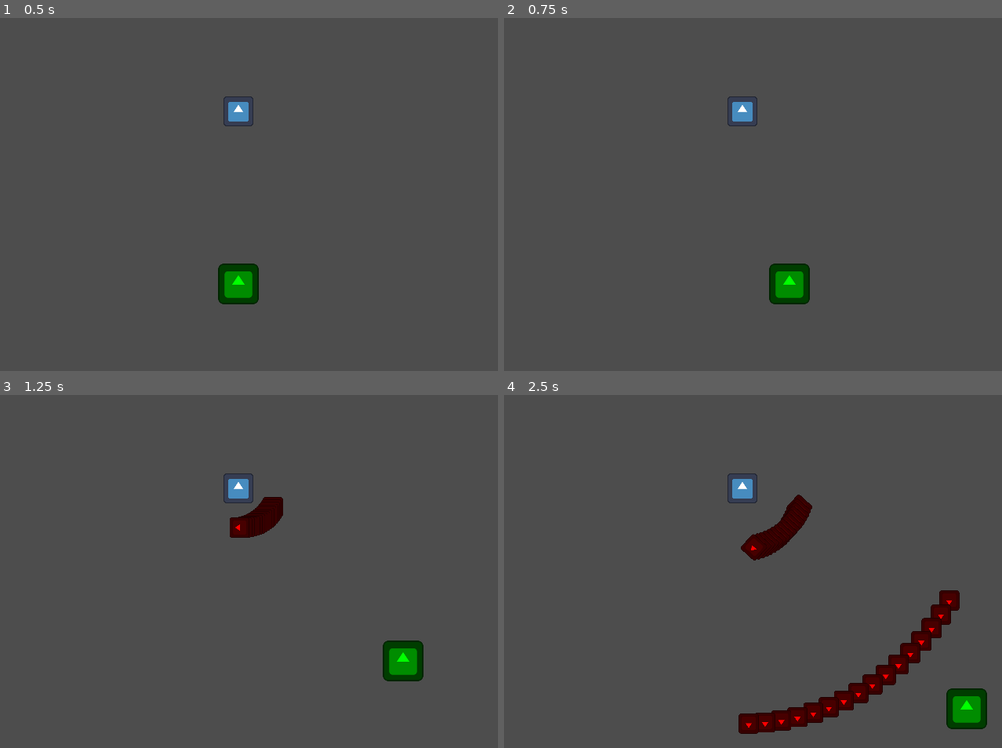
Above: before the commit, frames 1-4 (two rows, left to right).
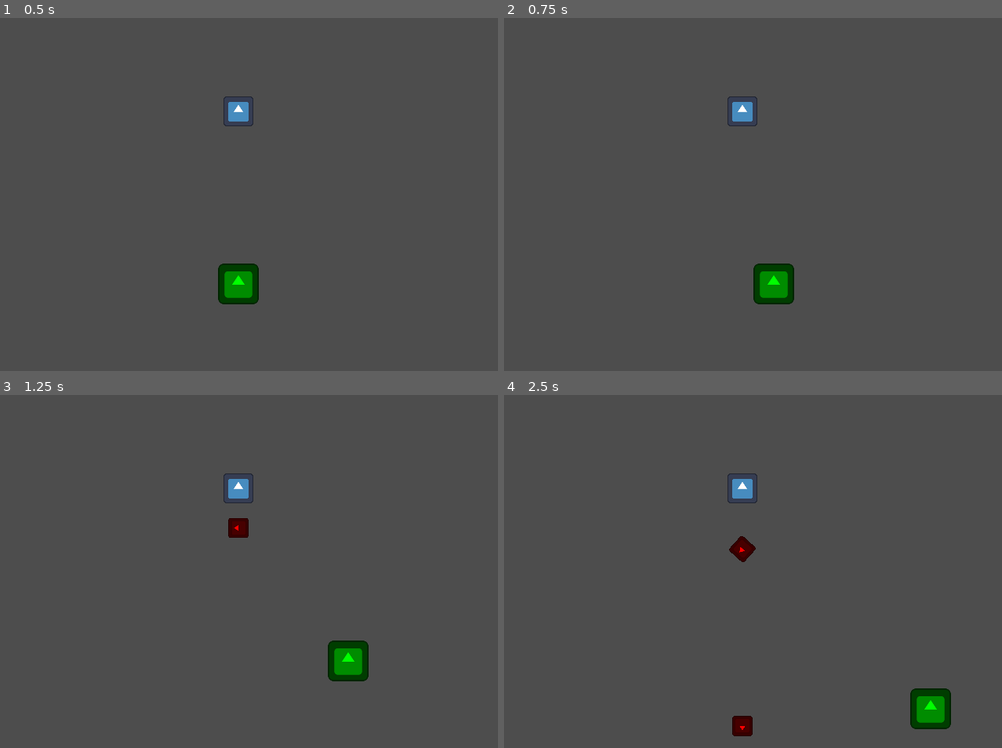
Above: after the commit, the same moments.

Repository: Zeroeth-0/Gatogun
Game: Godot game, scene res://scenes/levels/world.tscn
The game is run twice, just before and just after one commit, with the same random seed, the same clock (stepped at 60 frames per second) and the same inputs. The engine's default icon, where the game draws it, is replaced by a stand-in: a white triangle on a blue panel in a dark square.
Inputs:
- Up to frame 1 (0.5 s): no input
- Up to frame 2 (0.75 s): tap Enter at 0.5 s; hold D (RIGHT) from 0.53 s (still down)
- Up to frame 3 (1.25 s): keep holding D (RIGHT)
- Up to frame 4 (2.5 s): release D (RIGHT) at 1.28 s; hold S (DOWN) 1.28-2.03 s; hold D (RIGHT) from 2.03 s (still down)

Frame 1 is identical in both runs. In frame 2, 1.0% of the frame differs, in the area x 50-62%, y 69-82%; in frame 3, 2.5%; in frame 4, 5.9%, in the area x 45-98%, y 28-97%.

Commit message:
Updated rank system

Diff:
--- a/project.godot
+++ b/project.godot
@@ -12,7 +12,7 @@
 
 config/name="Gatodius"
 run/main_scene="res://scenes/levels/world.tscn"
-config/features=PackedStringArray("4.2", "GL Compatibility")
+config/features=PackedStringArray("4.1", "GL Compatibility")
 config/icon="res://icon.svg"
 
 [autoload]
--- a/scenes/bullets/bullet.tscn
+++ b/scenes/bullets/bullet.tscn
@@ -16,6 +16,6 @@
 texture = ExtResource("2_kn77k")
 
 [node name="CollisionShape2D" type="CollisionShape2D" parent="." groups=["Damage"]]
-scale = Vector2(0.4, 0.4)
+scale = Vector2(0.3, 0.3)
 shape = SubResource("RectangleShape2D_ynv2f")
 debug_color = Color(1, 0, 0, 0.419608)
--- a/scenes/levels/world.tscn
+++ b/scenes/levels/world.tscn
@@ -9,10 +9,6 @@
 [node name="Emitter" parent="." instance=ExtResource("3_8gymy")]
 position = Vector2(317, 317)
 bulletScene = ExtResource("1_xpsw6")
-aimAtPlayer = true
-arms = 16
-spreadAngle = 60.0
 
 [node name="CatPlayer" parent="." groups=["Player"] instance=ExtResource("4_nvx4x")]
 position = Vector2(317, 537)
-speed = 300
--- a/scenes/player/cat_player.tscn
+++ b/scenes/player/cat_player.tscn
@@ -16,14 +16,14 @@
 texture = ExtResource("2_86ini")
 
 [node name="CollisionShape2D" type="CollisionShape2D" parent="."]
-scale = Vector2(0.5, 0.5)
+scale = Vector2(0.4, 0.4)
 shape = SubResource("RectangleShape2D_klkvo")
 debug_color = Color(0, 1, 0, 0.419608)
 
 [node name="Hurtbox" type="Area2D" parent="."]
 
 [node name="CollisionShape2D" type="CollisionShape2D" parent="Hurtbox"]
-scale = Vector2(0.5, 0.5)
+scale = Vector2(0.4, 0.4)
 shape = SubResource("RectangleShape2D_klkvo")
 debug_color = Color(0, 1, 0, 0.419608)
 
--- a/source/bullets/bullet.gd
+++ b/source/bullets/bullet.gd
@@ -4,7 +4,7 @@
 var speed: int
 var direction: Vector2
 var rotationSpeed: int = 360
-var sprite: Sprite2D
+@export var sprite: Sprite2D
 
 # Direction
 enum Type { NONE, AIM, GRAVITY, LEFT, RIGHT, RANDOM }
--- a/source/weapons/emitter.gd
+++ b/source/weapons/emitter.gd
@@ -4,7 +4,7 @@
 
 @export_category("BULLET")
 @export var bulletScene: PackedScene
-@export_range(-300, 300, 50) var speed: int = 200 # Implementado
+@export_range(-200, 200, 50) var baseSpeed: float = 200.0 # Implementado
 
 @export_group("DIRECTION")
 enum Type { NONE, AIM, GRAVITY, LEFT, RIGHT, RANDOM }
@@ -24,7 +24,7 @@
 # ------------------------------------------------Weapon--------------------------------------------------
 
 @export_category("WEAPON")
-@export_range(0, 8, 1) var rank: float = 1.0
+@export_range(0, 6, 1) var rank: float = 1.0
 @export_group("DIRECTION")
 enum Direction { NORTH, WEST, SOUTH, EAST, NWEST, NEAST, SWEST, SEAST }
 @export var directionEnum: Direction = Direction.SOUTH # Implementado
@@ -81,6 +81,7 @@
 var rotation_direction = 1
 var stop_rotation = false
 var player_pos: Vector2 = Vector2()
+var speed: float = baseSpeed
 
 func _ready():
 	direction = DIRECTION_MAP.get(directionEnum)
@@ -93,9 +94,24 @@
 	handle_rotation()
 
 func rank_adj():
-	var manuVal: float = rank / 4.0
-	if arms > 1: arms += manuVal * manuVal
-	if burstCount <= 2: burstCount += manuVal * manuVal
+	if rank == 4: rank = 4.5
+	var manuScale: float = rank / 6.0
+	manuScale *= manuScale
+
+	speed = lerp(speed, speed + speed / 2, manuScale)
+
+	if arms > 4: arms = lerp(arms, arms + arms / 2, manuScale)
+
+	if burstCount > 1: burstCount = lerp(burstCount, burstCount + burstCount / 2, manuScale)
+	else: burstCount = lerp(burstCount, burstCount * 3, manuScale)
+
+	rotationSpeed = lerp(rotationSpeed, rotationSpeed + rotationSpeed / 2, manuScale)
+
+	if rank == 0:
+		speed *= 0.75
+		if arms > 1: arms *= 0.75
+		if burstCount > 1: burstCount *= 0.75
+		rotationSpeed*= 0.75
 
 func handle_rotation():
 	var adj_angle = rotationAngle
